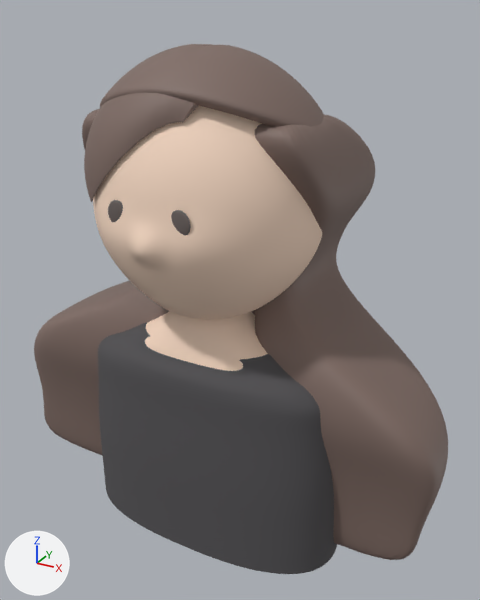
What one commit did to the Blender file tools/figure/assets/long-wave/candidate/hair_long_wave.blend.
The view is the same before and after, from a 50 mm lens placed at (2.71, -4.42, 1.38), pointed at (0.14, 0.24, -0.96). Lighting does not change. The marker at lower left points along +X, +Y and +Z. The older version comes first.

In view in the first picture: 'body', 'hair_bang', 'hair_crown', 'hair_side_l', 'hair_side_r', 'head', 'top' and 2 more.
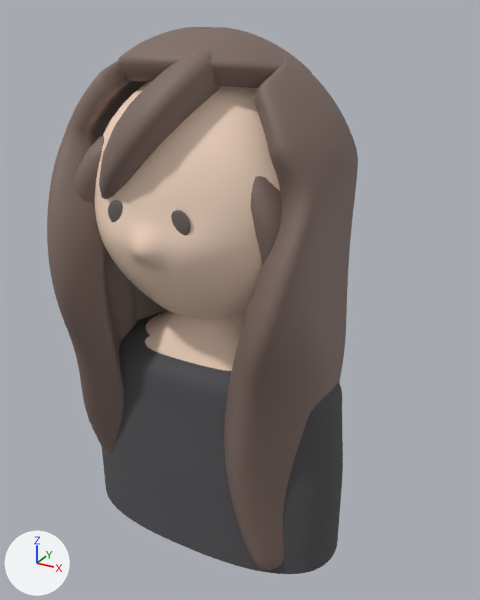
Where the change shows, as pixel boxes (x1, y1, x2, y2) in the pictures (480 x 600 px):
'hair_hang', added (brown): after (47, 52, 358, 571)
'hair_side_r', deleted (brown): before (255, 114, 448, 560)
'hair_crown', reshaped: before (100, 44, 324, 127); after (118, 27, 312, 88)
'hair_side_l', deleted (brown): before (34, 109, 169, 456)
'hair_bang', reshaped: before (84, 92, 198, 202); after (99, 48, 221, 199)
'hair_side_l_face', added (brown): after (75, 135, 136, 340)
'hair_side_r_face', added (brown): after (251, 176, 282, 265)

The change, as a list of edits to the scene's bpy script:
```text
Change me_hair_crown_001:
    used by ob_hair_crown; location = (0.0, 0.0, 0.0)
    remove me_hair_crown_001.from_pydata(...)  # 8418 vertices, 8416 faces; spans x -0.96..0.96, y -0.63..0.98, z 0.03..1.14
    add me_hair_crown_001.from_pydata(...)  # 7010 vertices, 7008 faces; spans x -0.74..0.74, y -0.57..0.81, z 0.71..1.25
    me_hair_crown_001 part 1: 33 vertices moved within x -0.06..0.28, y -0.48..0.74, z 0.73..1.13; 8371 vertices removed from x -0.96..0.96, y -0.63..0.98, z 0.03..1.14; 6963 vertices added at x -0.74..0.74, y -0.57..0.81, z 0.71..1.25
Change me_hair_bang_001:
    used by ob_hair_bang; location = (0.0, 0.0, 0.0)
    remove me_hair_bang_001.from_pydata(...)  # 13282 vertices, 13280 faces; spans x -0.772..0.289, y -0.785..-0.098, z 0.044..1.118
    add me_hair_bang_001.from_pydata(...)  # 418 vertices, 416 faces; spans x -0.762..0.347, y -0.978..-0.043, z -0.284..1.138
    me_hair_bang_001 part 2: 13282 vertices removed from x -0.772..0.289, y -0.785..-0.098, z 0.044..1.118; 418 vertices added at x -0.762..0.347, y -0.978..-0.043, z -0.284..1.138
Add me_hair_side_r_face_001:
    me_hair_side_r_face_001.from_pydata(...)  # 422 vertices, 420 faces; spans x 0.5..0.94, y -0.59..0.06, z -3.07..0.46
    me_hair_side_r_face_001.polygons.foreach_set('use_smooth', [True] * 420)
    me_hair_side_r_face_001.materials.append(mat_hair)  # brown #7e6a63
Add me_hair_side_l_face_001:
    me_hair_side_l_face_001.from_pydata(...)  # 422 vertices, 420 faces; spans x -0.98..-0.47, y -0.72..0.06, z -3.07..0.51
    me_hair_side_l_face_001.polygons.foreach_set('use_smooth', [True] * 420)
    me_hair_side_l_face_001.materials.append(mat_hair)  # brown #7e6a63
Add me_hair_hang:
    me_hair_hang.from_pydata(...)  # 14946 vertices, 14944 faces; spans x -1.15..1.15, y -1.0..1.15, z -3.11..1.18
    me_hair_hang.polygons.foreach_set('use_smooth', [True] * 14944)
    me_hair_hang.materials.append(mat_hair)  # brown #7e6a63
Remove ob_hair_side_l:
    ob_hair_side_l = bpy.data.objects.new('hair_side_l', me_hair_side_l)
    ob_hair_side_l.location = (0.0, 0.0, 0.0)
Remove ob_hair_side_r:
    ob_hair_side_r = bpy.data.objects.new('hair_side_r', me_hair_side_r)
    ob_hair_side_r.location = (0.0, 0.0, 0.0)
Add ob_hair_side_r_face:
    ob_hair_side_r_face = bpy.data.objects.new('hair_side_r_face', me_hair_side_r_face_001)
    ob_hair_side_r_face.location = (0.0, 0.0, 0.0)
Add ob_hair_side_l_face:
    ob_hair_side_l_face = bpy.data.objects.new('hair_side_l_face', me_hair_side_l_face_001)
    ob_hair_side_l_face.location = (0.0, 0.0, 0.0)
Add ob_hair_hang:
    ob_hair_hang = bpy.data.objects.new('hair_hang', me_hair_hang)
    ob_hair_hang.location = (0.0, 0.0, 0.0)
```
